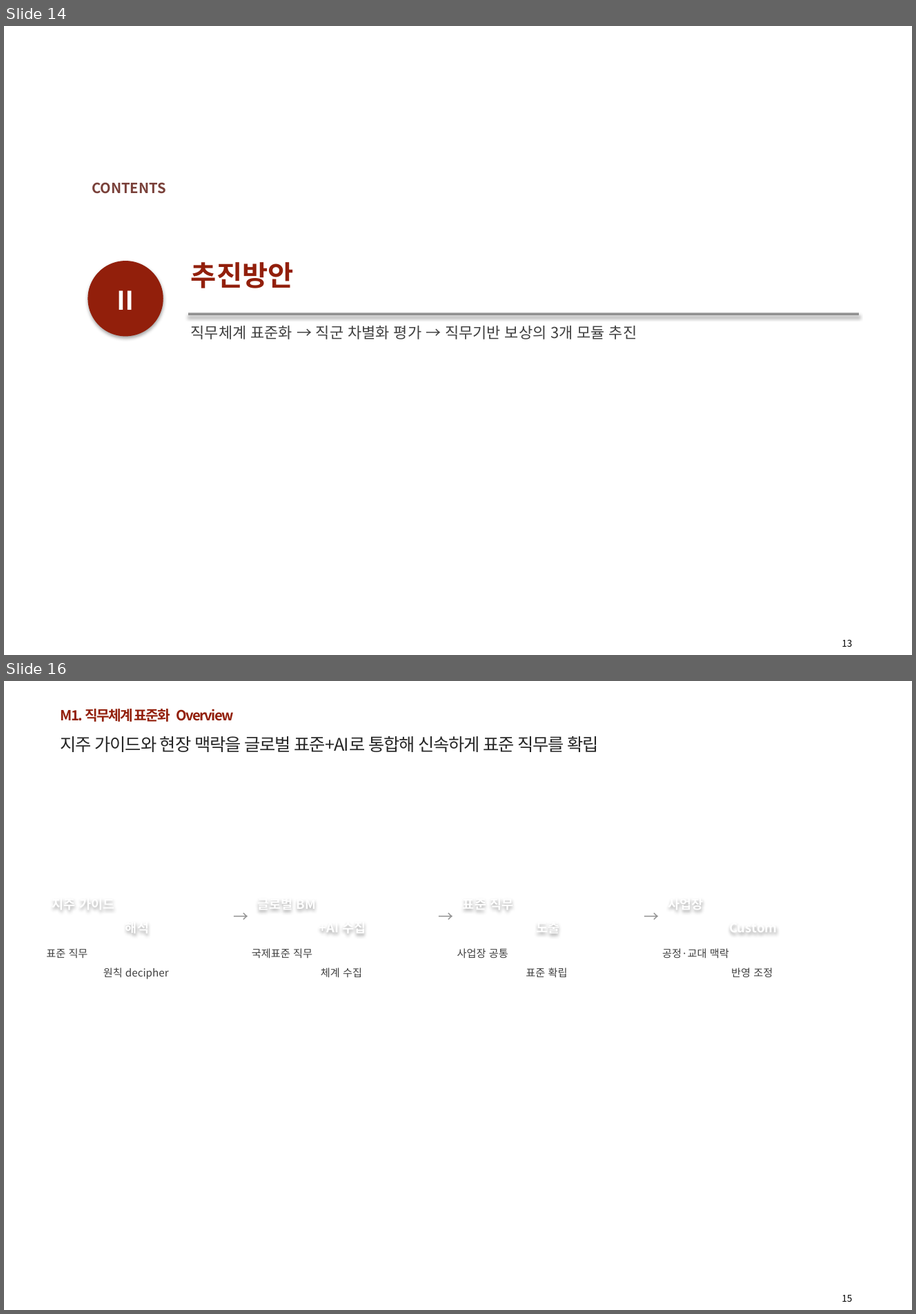
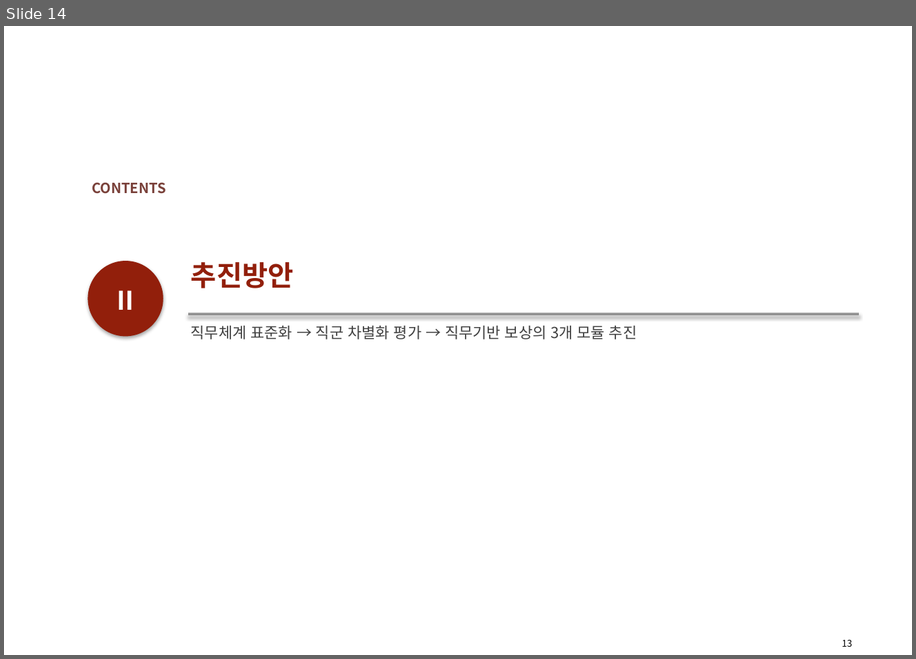
Before and after one commit to 0101-commits/ppt-skill, a slide deck: HCG_롯데케미칼_직무기반HR_제안서_Draft.pptx. Shown one above the other, each under a label of ours: slides 14 and 16 before the commit, slide 14 after it; the slides between them are not shown. The pictures are 916x1314 and 916x659 pixels, drawn with LibreOffice and Linux fonts; fonts in the diff are those of the drawing; background and template pictures are left out. Boxes give left, top, right and bottom in pixels: in the first picture for what was removed or moved away, otherwise in the second. Text is boxed around its words. In the diff, an @@ line names an element or a change of style, - is before the commit and + after.

Commit message:
feat: auto_ppt 고급 도식 헬퍼 8종 구현 + 롯데케미칼 Draft 재생성
- add_header_bar/label_tag/connector_badge/vs_badge/example_badge/insight_quote
- build_overview_3col/diff_matrix/pain_point_categorized/approach_vs
- add_item fill 버그 수정(no_border 시 fill 유실)
- lotte_chemical_ppt: Pain Point 카테고리·Approach VS·3col Overview·직군 매트릭스·보상 4P 적용

```diff
--- a/HCG_롯데케미칼_직무기반HR_제안서_Draft.pptx
+++ b/HCG_롯데케미칼_직무기반HR_제안서_Draft.pptx
@@ slide 16 removed at (4, 681, 912, 1310), background #FFFFFF; not listed: 1 template element that a slide beside it also shows @@
@@ title removed at (61, 709, 234, 722) @@
-M1. 직무체계 표준화 Overview
@@ text removed at (61, 736, 599, 752) @@
-지주 가이드와 현장 맥락을 글로벌 표준+AI로 통합해 신속하게 표준 직무를 확립
@@ text removed at (52, 894, 149, 933) @@
-지주 가이드
-해석
@@ text removed at (230, 903, 247, 928) @@
-→
@@ text removed at (257, 903, 366, 934) @@
-글로벌 BM
-+AI 수집
@@ text removed at (437, 903, 453, 928) @@
-→
@@ text removed at (463, 902, 559, 934) @@
-표준 직무
-도출
@@ text removed at (642, 903, 659, 928) @@
-→
@@ text removed at (668, 904, 777, 934) @@
-사업장
-Custom
@@ text removed at (46, 948, 169, 979) @@
-표준 직무
-원칙 decipher
@@ text removed at (252, 948, 362, 977) @@
-국제표준 직무
-체계 수집
@@ text removed at (457, 948, 568, 977) @@
-사업장 공통
-표준 확립
@@ text removed at (662, 948, 773, 977) @@
-공정·교대 맥락
-반영 조정
```
Also in this commit, not shown: 14 slides changed, 2 slides added, 1 other slide removed, 2 other files.
